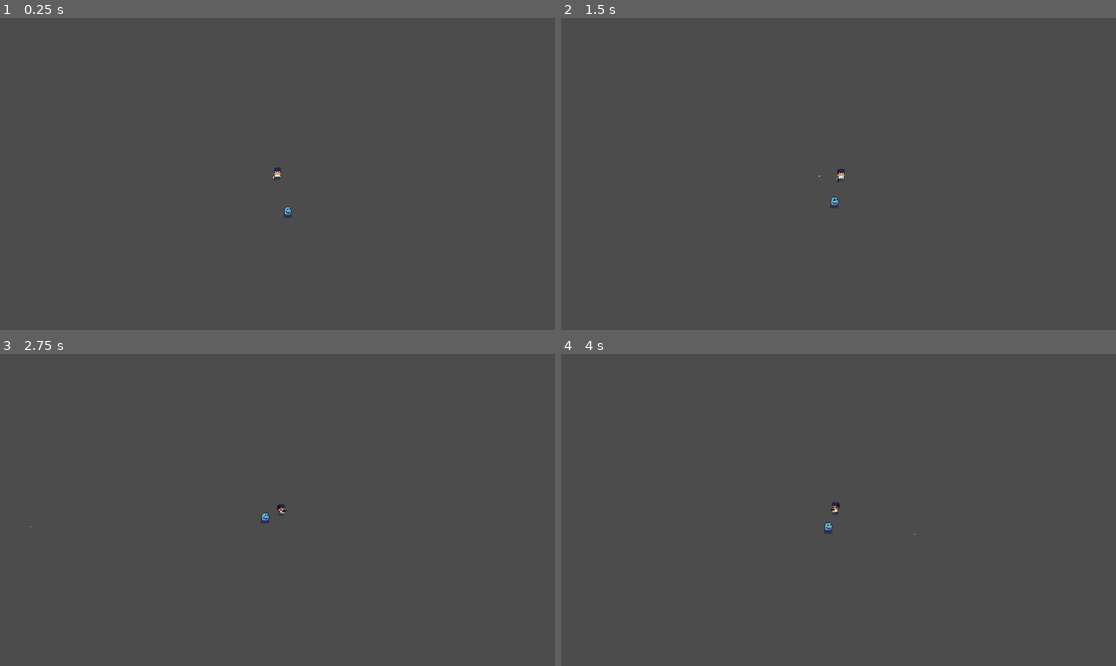
Above: before the commit, frames 1-4 (two rows, left to right).
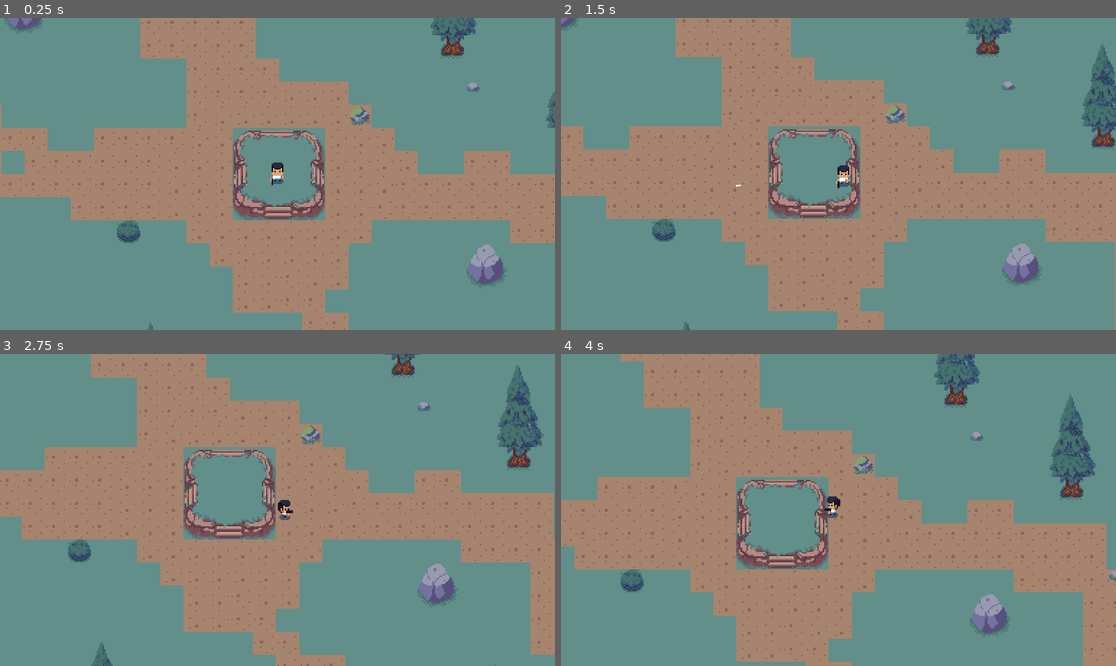
Above: after the commit, the same moments.

Repository: 0livierB3rgeron/Zoom_Apocalypse
Game: Godot game, scene res://scenes/Main.tscn
Same seed, same stepped clock (60 frames per second), same inputs: the game is played once before the commit and once after it.
Inputs (mouse positions are in pixels of both pictures, inside the frame that each line leads up to):
- Up to frame 1 (0.25 s): no input
- Up to frame 2 (1.5 s): move the mouse to (960, 158) at 0.52 s; press the mouse at (960, 158) at 0.53 s; hold D (move_right) 0.53-1.28 s; move the mouse to (727, 189) at 1.27 s; release the mouse at (727, 189) at 1.28 s; hold S (move_down) from 1.28 s (still down); click (727, 189) at 1.35 s
- Up to frame 3 (2.75 s): move the mouse to (333, 441) at 2.02 s; release S (move_down) at 2.03 s; press the mouse at (333, 441) at 2.03 s; hold D (move_right) from 2.03 s (still down)
- Up to frame 4 (4 s): move the mouse to (810, 572) at 2.77 s; release D (move_right) at 2.78 s; release the mouse at (810, 572) at 2.78 s; hold W (move_up) 2.78-3.53 s; click (810, 572) at 2.85 s; move the mouse to (1005, 556) at 3.52 s; press the mouse at (1005, 556) at 3.53 s; hold A (move_left) from 3.53 s (still down)

The runs differ from the first frame. In frame 1, 100% of the frame differs, in the area x 0-100%, y 0-100%; in frame 2, 100%; in frame 3, 100%; in frame 4, 100%.

Commit message:
Legere modification de script | position

Diff:
--- a/scenes/Main.tscn
+++ b/scenes/Main.tscn
@@ -1,12 +1,18 @@
-[gd_scene load_steps=3 format=2]
+[gd_scene load_steps=5 format=2]
 
 [ext_resource path="res://scenes/Player.tscn" type="PackedScene" id=1]
 [ext_resource path="res://scenes/Slime.tscn" type="PackedScene" id=2]
+[ext_resource path="res://scenes/Environement.tscn" type="PackedScene" id=3]
+[ext_resource path="res://scripts/Main.gd" type="Script" id=4]
 
 [node name="Main" type="Node2D"]
+script = ExtResource( 4 )
+
+[node name="Environement" parent="." instance=ExtResource( 3 )]
 
 [node name="Player" parent="." instance=ExtResource( 1 )]
+position = Vector2( 495, 304 )
 collision_layer = 8
 
 [node name="Slime" parent="." instance=ExtResource( 2 )]
-position = Vector2( 37, 138 )
+position = Vector2( 38, 181 )
--- a/scenes/Slime.tscn
+++ b/scenes/Slime.tscn
@@ -63,7 +63,6 @@
 [sub_resource type="CircleShape2D" id=8]
 
 [node name="Slime" type="KinematicBody2D"]
-scale = Vector2( 2.5, 2.5 )
 input_pickable = true
 script = ExtResource( 2 )
 
--- a/scenes/player.tscn
+++ b/scenes/player.tscn
@@ -126,7 +126,6 @@
 extents = Vector2( 5.5, 4.25 )
 
 [node name="Player" type="KinematicBody2D"]
-scale = Vector2( 3, 3 )
 input_pickable = true
 script = ExtResource( 53 )
 atk_speed = 0.8
@@ -134,7 +133,7 @@
 [node name="AnimatedSprite" type="AnimatedSprite" parent="."]
 frames = SubResource( 1 )
 animation = "idle_down"
-frame = 1
+frame = 2
 playing = true
 
 [node name="CollisionShape2D" type="CollisionShape2D" parent="."]
@@ -142,6 +141,7 @@
 
 [node name="Camera2D" type="Camera2D" parent="."]
 current = true
+zoom = Vector2( 0.2, 0.2 )
 smoothing_enabled = true
 
 [node name="Atk_speed" type="Timer" parent="."]
--- /dev/null
+++ b/scripts/Main.gd
@@ -0,0 +1,13 @@
+extends Node2D
+
+# Declare member variables here. Examples:
+# var a = 2
+# var b = "text"
+
+# Called when the node enters the scene tree for the first time.
+func _ready():
+	pass
+
+# Called every frame. 'delta' is the elapsed time since the previous frame.
+#func _process(delta):
+#	pass
--- a/scripts/Player.gd
+++ b/scripts/Player.gd
@@ -1,9 +1,9 @@
 extends KinematicBody2D
 #Valeurs pour les mouvement du joueur
-export var speed = 80
+export var speed = 30
 export var friction = 0.18
 export var acceleration = 0.1
-export var atk_speed = 0.1
+export var atk_speed = 0.7
 
 
 var alive = true
@@ -40,7 +40,6 @@
 	if Input.is_action_pressed("fire") && attack_cooldown.is_stopped():
 		_fire()
 		attack_cooldown.start(atk_speed)
-
 	return input
 
 func deplacer_personnage(direction):
@@ -59,6 +58,7 @@
 	bullet.set_direction(direction)
 
 
+
 func _Death():
 	animated_body.frames.set_animation_loop("dead",false)
 	speed=0
Binary file added: assets/font/Retro_Gaming.ttf
